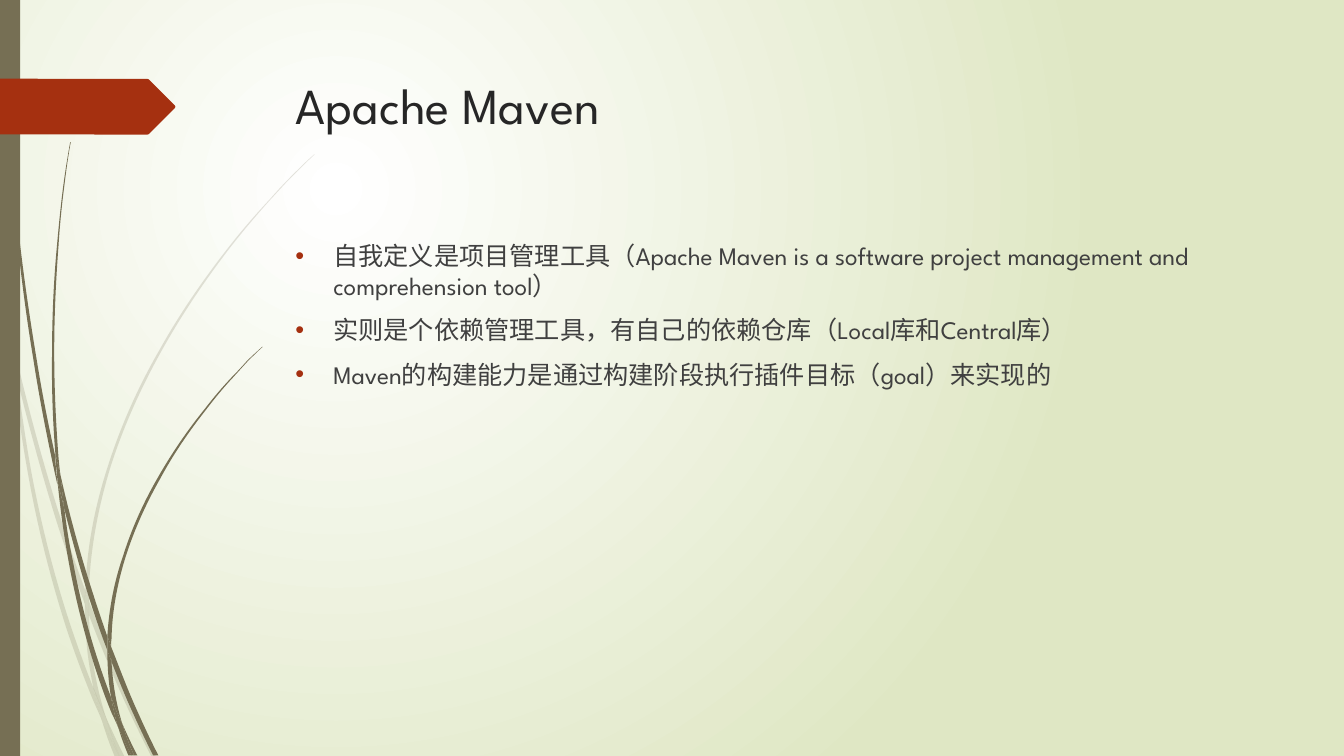
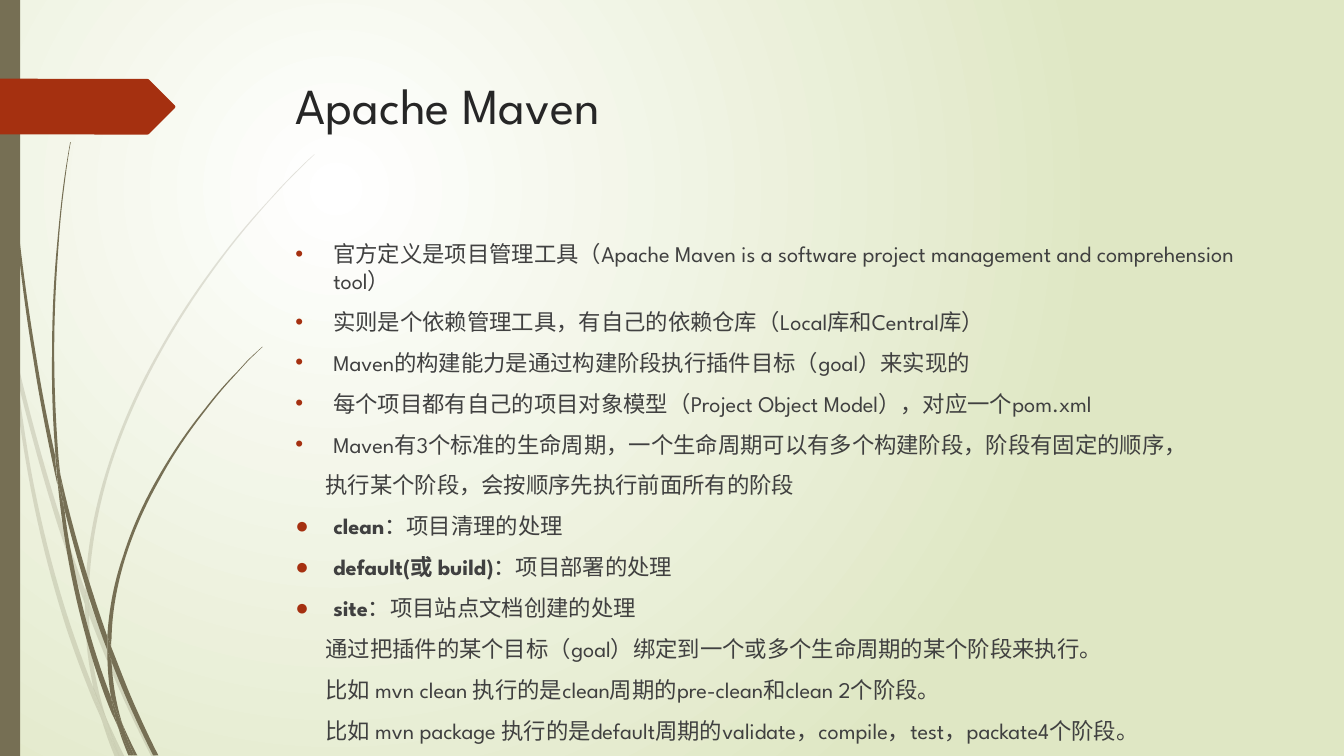
Before and after one commit to xljnc/gradle-springboot-plugin, a slide deck: slide 6 of doc/Gradle浅析.pptx. Drawn at 1344x756 pixels with LibreOffice and Linux fonts; fonts in the diff are those of the drawing. Boxes give left, top, right and bottom in pixels: in the first picture for what was removed or moved away, otherwise in the second. Text is boxed around its words. In the diff, an @@ line names an element or a change of style, - is before the commit and + after.

Commit message:
插件 by qiyu 2021-12-14

```diff
--- a/doc/Gradle浅析.pptx
+++ b/doc/Gradle浅析.pptx
@@ text at [333,243,1234,291]: text changed; size 18 to 16 pt @@
-• 自我定义是项目管理工具（Apache Maven is a software project management and comprehension tool）
+• 官方定义是项目管理工具（Apache Maven is a software project management and comprehension tool）
@@ text at [333,311,984,376]: size 18 to 16 pt in "实则是个依赖管理工具，有自己的依赖仓库（Local库和Central库）", "Maven的构建能力是通过构建阶段执行插件目标（goal）来实现的" @@
@@ text at [325,393,1187,744]: paragraphs added @@
+• 每个项目都有自己的项目对象模型（Project Object Model），对应一个pom.xml
+• Maven有3个标准的生命周期，一个生命周期可以有多个构建阶段，阶段有固定的顺序，
+执行某个阶段，会按顺序先执行前面所有的阶段
+● clean：项目清理的处理
+● default(或 build)：项目部署的处理
+● site：项目站点文档创建的处理
+通过把插件的某个目标（goal）绑定到一个或多个生命周期的某个阶段来执行。
+比如 mvn clean 执行的是clean周期的pre-clean和clean 2个阶段。
+比如 mvn package 执行的是default周期的validate，compile，test，packate4个阶段。
```
